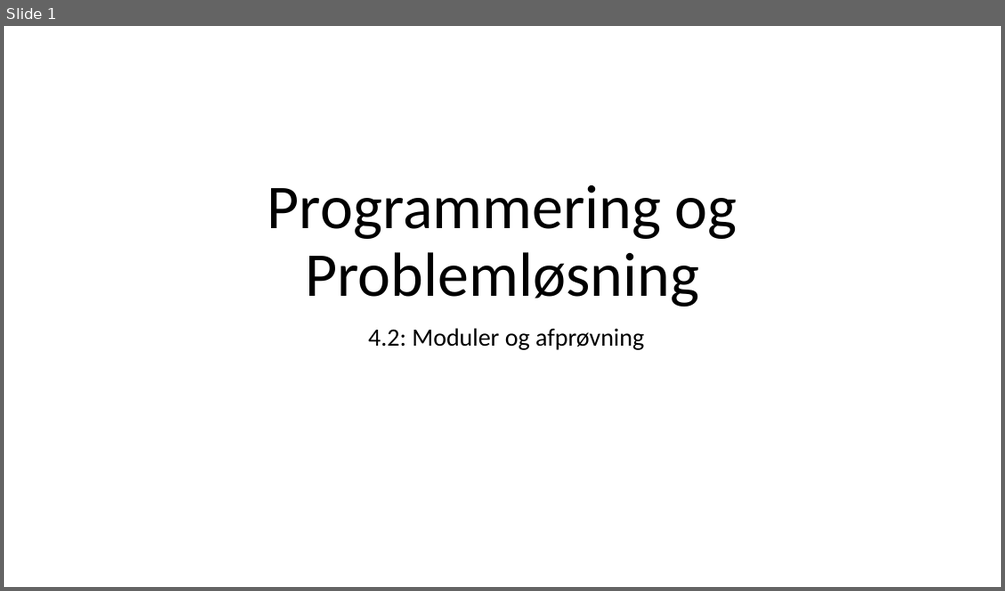
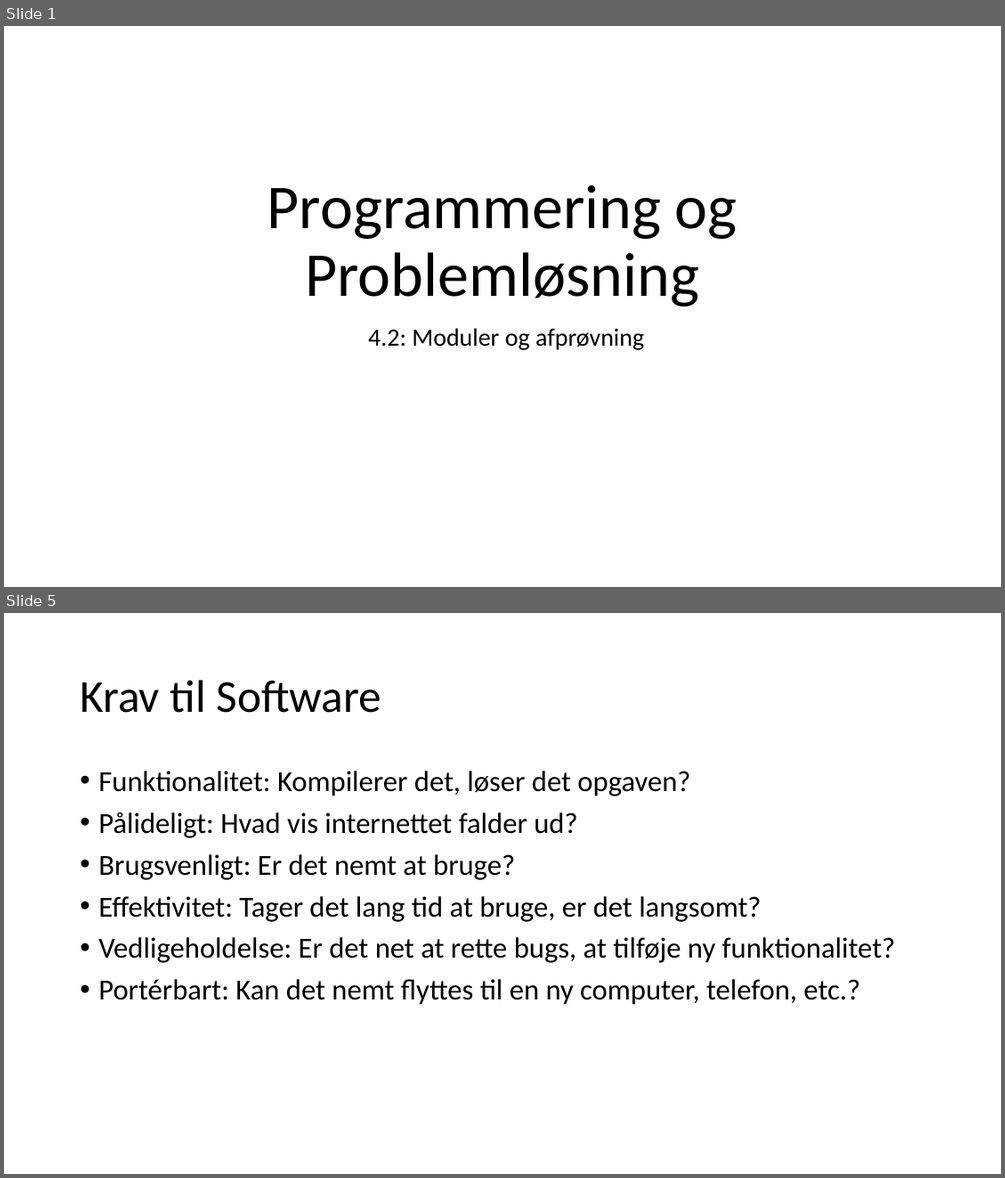
Before and after one commit to fisterloegsovs/pop22, a slide deck: lectures/4.2ModulesNTests/lecture.pptx. Shown one above the other, each under a label of ours: slide 1 before the commit, slides 1 and 5 after it; the slides between them are not shown. The pictures are 1005x591 and 1005x1178 pixels, drawn with LibreOffice and Linux fonts; fonts in the diff are those of the drawing. Boxes give left, top, right and bottom in pixels: in the first picture for what was removed or moved away, otherwise in the second. Text is boxed around its words. In the diff, an @@ line names an element or a change of style, - is before the commit and + after.

```diff
--- a/lectures/4.2ModulesNTests/lecture.pptx
+++ b/lectures/4.2ModulesNTests/lecture.pptx
@@ slide 5 added at bbox=[4, 613, 1001, 1174], background #FFFFFF @@
@@ title added at bbox=[80, 680, 382, 713], 44 pt, text #000000 @@
+Krav til Software
@@ text added at bbox=[98, 771, 896, 1005], 28 pt, text #000000 @@
+• Funktionalitet: Kompilerer det, løser det opgaven?
+• Pålideligt: Hvad vis internettet falder ud?
+• Brugsvenligt: Er det nemt at bruge?
+• Effektivitet: Tager det lang tid at bruge, er det langsomt?
+• Vedligeholdelse: Er det net at rette bugs, at tilføje ny funktionalitet?
+• Portérbart: Kan det nemt flyttes til en ny computer, telefon, etc.?
```
Also in this commit, not shown: 2 slides changed, 5 other slides added, 17 other files.
